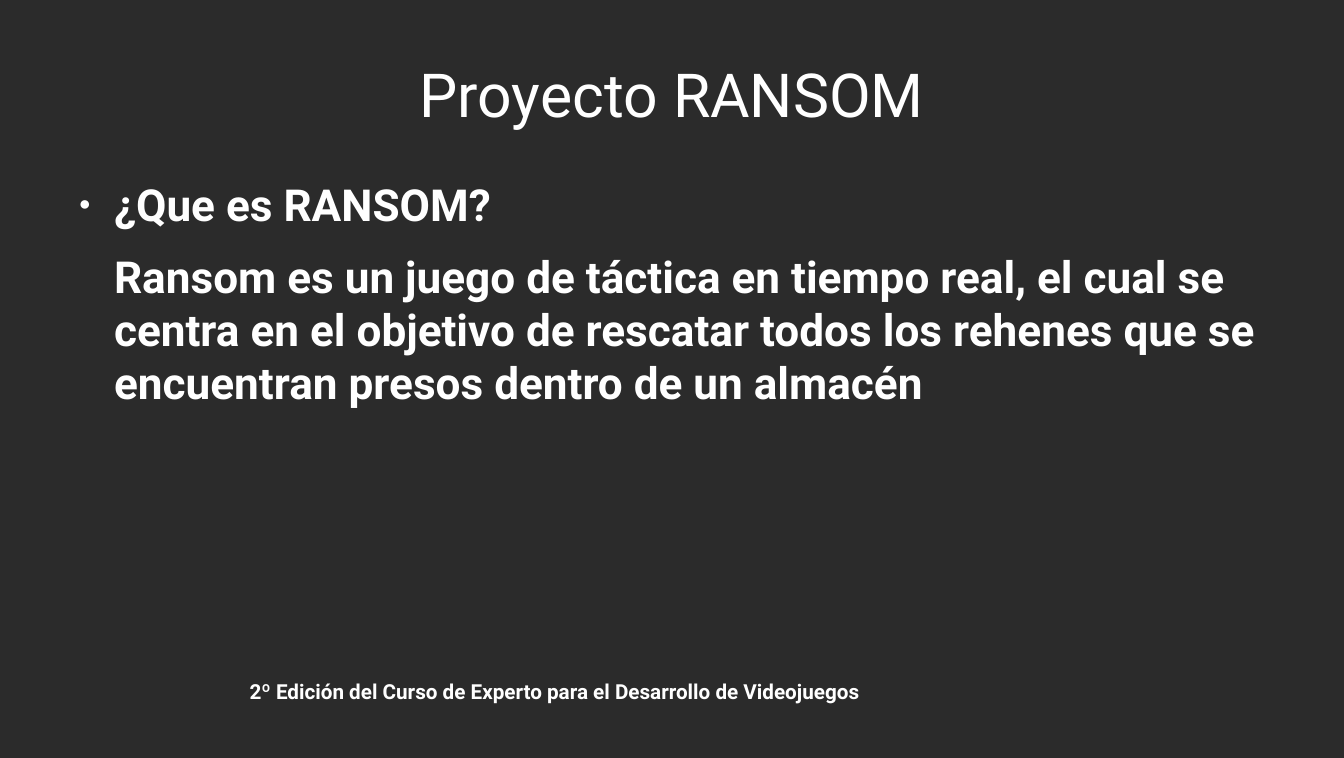
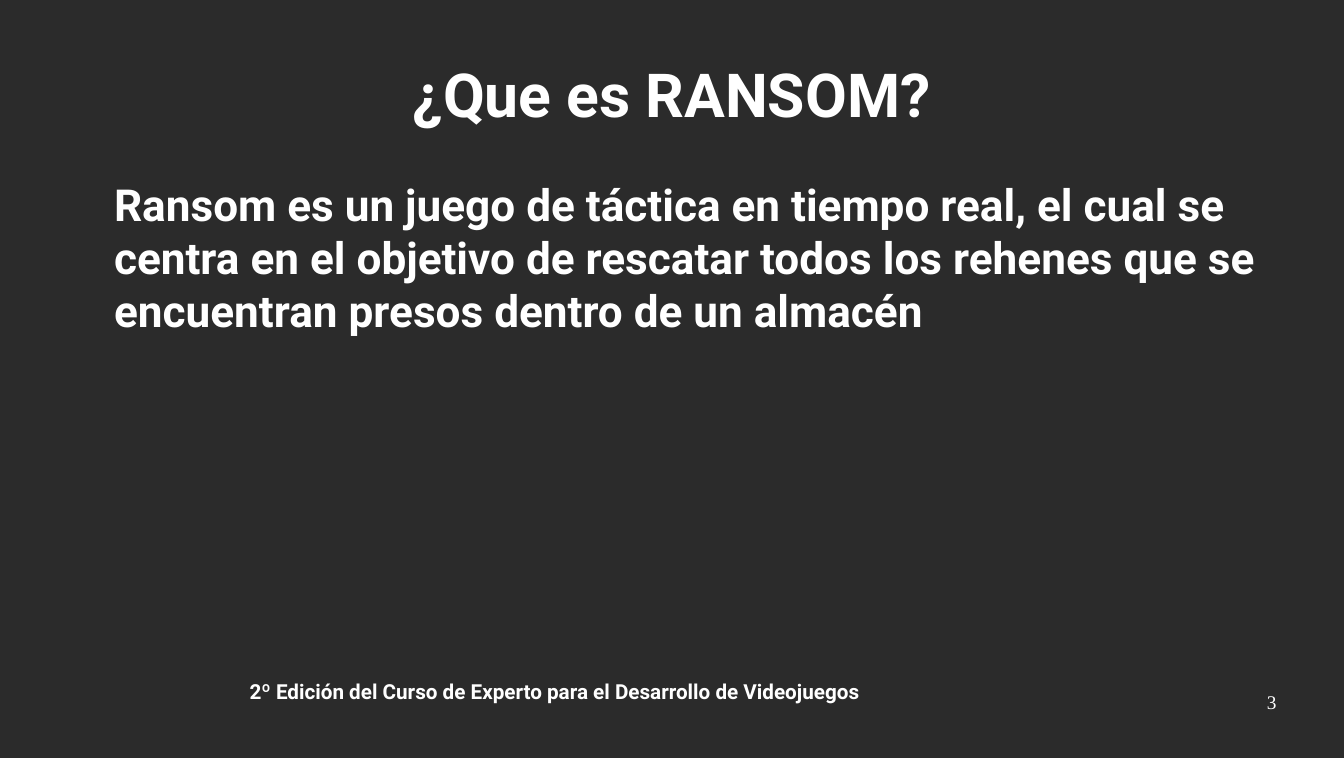
Before and after one commit to bievis/cedv-grupo4, a slide deck: slide 3 of ransom/doc/Presentacion/Presentacion.odp (slide 2 before the commit). Drawn at 1344x758 pixels with LibreOffice and Linux fonts; fonts in the diff are those of the drawing; background and template pictures are left out; a plain dark background stands for a picture behind light text. Boxes give left, top, right and bottom in pixels: in the first picture for what was removed or moved away, otherwise in the second. Text is boxed around its words. In the diff, an @@ line names an element or a change of style, - is before the commit and + after.

```diff
--- a/ransom/doc/Presentacion/Presentacion.odp
+++ b/ransom/doc/Presentacion/Presentacion.odp
@@ title at [413,73,931,129]: text changed; bold on @@
-Proyecto RANSOM
+¿Que es RANSOM?
@@ text at [114,189,491,230]: paragraph removed @@
-● ¿Que es RANSOM?
@@ page number added at [1267,696,1277,709], 14 pt, text #FFFFFF @@
+3
```
Also in this commit, not shown: 10 other slides changed, 1 slide added, 1 slide removed.
